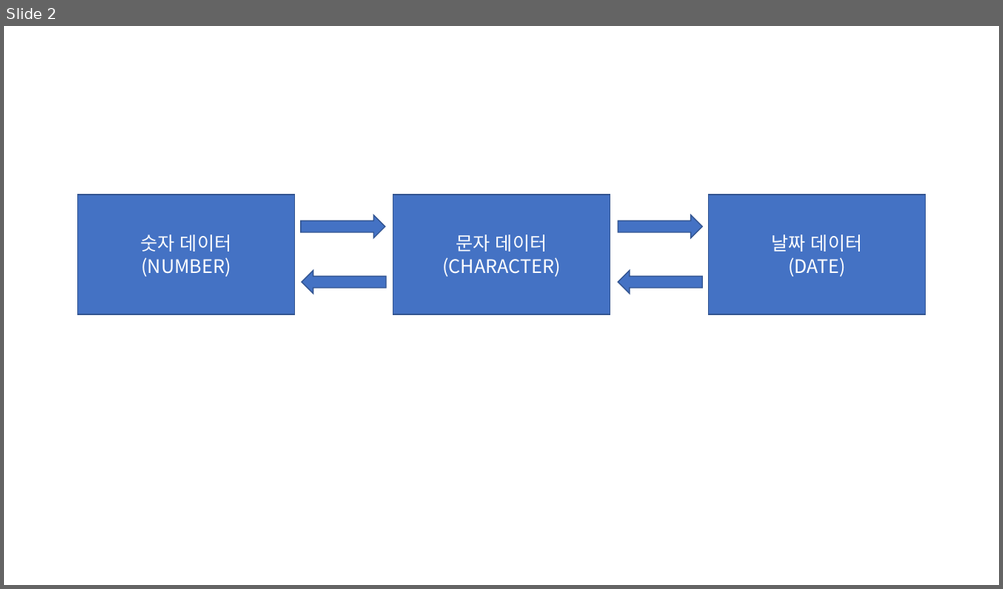
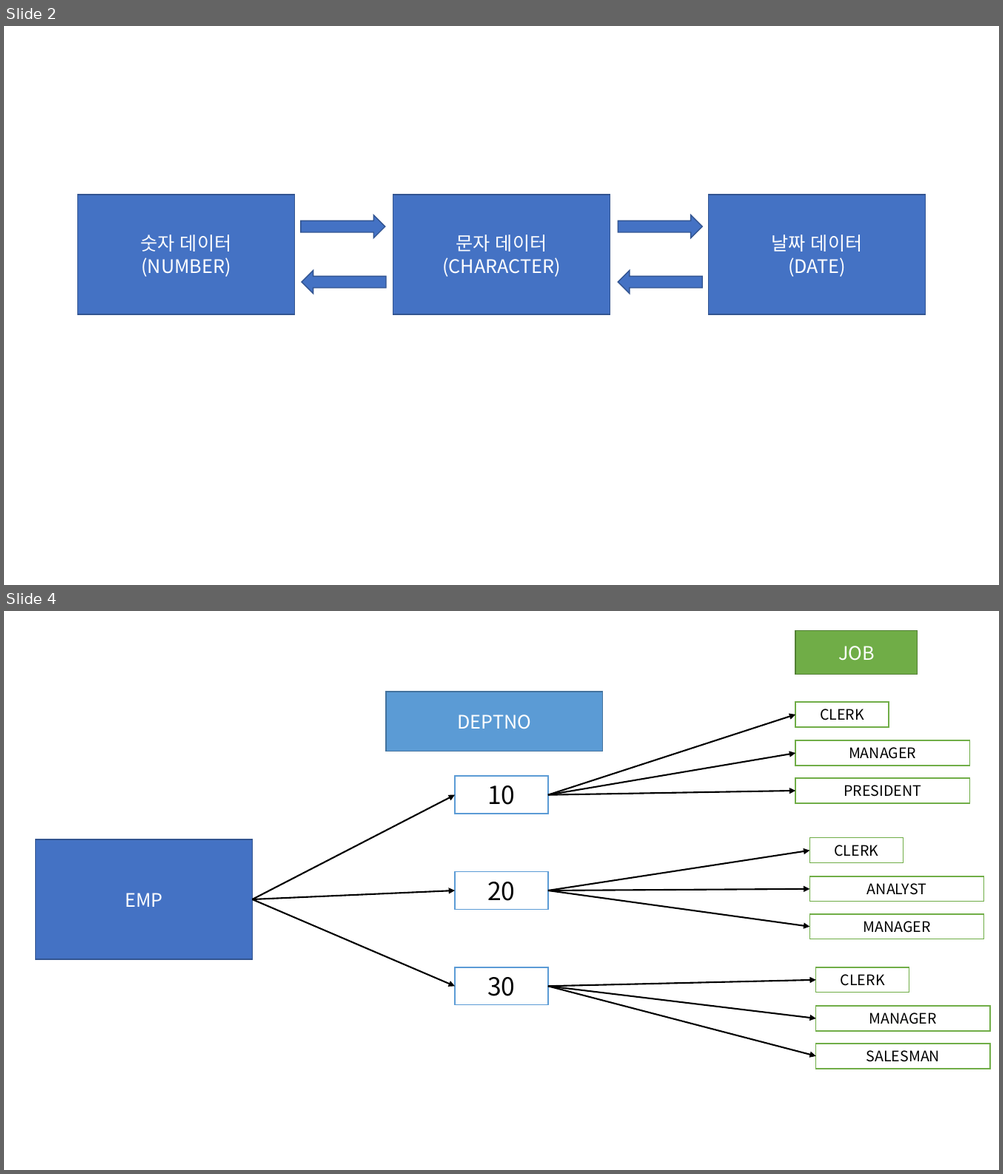
Before and after one commit to Dingadung/2022-study-workspace, a slide deck: study-note/데이터베이스/2022.07.20- 하루 10분 SQL-6강 데이터 처리와 가공을 위한 오라클 함수.pptx. Shown one above the other, each under a label of ours: slide 2 before the commit, slides 2 and 4 after it; the slides between them are not shown. The pictures are 1003x589 and 1003x1174 pixels, drawn with LibreOffice and Linux fonts; fonts in the diff are those of the drawing. Boxes give left, top, right and bottom in pixels: in the first picture for what was removed or moved away, otherwise in the second. Text is boxed around its words. In the diff, an @@ line names an element or a change of style, - is before the commit and + after.

```diff
--- a/study-note/데이터베이스/2022.07.20- 하루 10분 SQL-6강 데이터 처리와 가공을 위한 오라클 함수.pptx
+++ b/study-note/데이터베이스/2022.07.20- 하루 10분 SQL-6강 데이터 처리와 가공을 위한 오라클 함수.pptx
@@ slide 4 added at (x1=4, y1=611, x2=999, y2=1170), background #FFFFFF @@
@@ rectangle added at (x1=796, y1=630, x2=917, y2=674), fill #70AD47, outline #538035 1 pt, 18 pt, text #FFFFFF @@
+JOB
@@ rectangle added at (x1=386, y1=692, x2=603, y2=752), fill #5B9BD5, outline #43739E 1 pt, 18 pt, text #FFFFFF @@
+DEPTNO
@@ arrow added from (548, 795) to (796, 715), #000000 1.5 pt @@
@@ rectangle added at (x1=796, y1=702, x2=889, y2=727), fill #FFFFFF, outline #70AD47 1 pt, 14 pt, text #000000 @@
+CLERK
@@ rectangle added at (x1=796, y1=741, x2=970, y2=766), fill #FFFFFF, outline #70AD47 1 pt, 14 pt, text #000000 @@
+MANAGER
@@ arrow added from (548, 795) to (796, 754), #000000 1.5 pt @@
@@ rectangle added at (x1=455, y1=776, x2=548, y2=813), fill #FFFFFF, outline #5B9BD5 1 pt, 24 pt, text #000000 @@
+10
@@ rectangle added at (x1=796, y1=778, x2=970, y2=803), fill #FFFFFF, outline #70AD47 1 pt, 14 pt, text #000000 @@
+PRESIDENT
@@ arrow added from (253, 900) to (455, 795), #000000 1.5 pt @@
@@ arrow added from (548, 795) to (796, 791), #000000 1.5 pt @@
@@ rectangle added at (x1=35, y1=840, x2=252, y2=960), fill #4472C4, outline #325491 1 pt, 18 pt, text #FFFFFF @@
+EMP
@@ arrow added from (548, 891) to (810, 851), #000000 1.5 pt @@
@@ rectangle added at (x1=810, y1=838, x2=903, y2=863), fill #FFFFFF, outline #70AD47 1 pt, 14 pt, text #000000 @@
+CLERK
@@ rectangle added at (x1=455, y1=872, x2=548, y2=909), fill #FFFFFF, outline #5B9BD5 1 pt, 24 pt, text #000000 @@
+20
@@ rectangle added at (x1=810, y1=877, x2=984, y2=902), fill #FFFFFF, outline #70AD47 1 pt, 14 pt, text #000000 @@
+ANALYST
@@ arrow added from (253, 900) to (455, 891), #000000 1.5 pt @@
@@ arrow added from (548, 891) to (810, 889), #000000 1.5 pt @@
@@ arrow added from (548, 891) to (810, 926), #000000 1.5 pt @@
@@ arrow added from (253, 900) to (455, 986), #000000 1.5 pt @@
@@ rectangle added at (x1=810, y1=914, x2=984, y2=940), fill #FFFFFF, outline #70AD47 1 pt, 14 pt, text #000000 @@
+MANAGER
@@ rectangle added at (x1=455, y1=968, x2=548, y2=1005), fill #FFFFFF, outline #5B9BD5 1 pt, 24 pt, text #000000 @@
+30
@@ arrow added from (548, 986) to (816, 980), #000000 1.5 pt @@
@@ arrow added from (548, 986) to (816, 1019), #000000 1.5 pt @@
@@ arrow added from (548, 986) to (816, 1056), #000000 1.5 pt @@
@@ rectangle added at (x1=816, y1=968, x2=909, y2=993), fill #FFFFFF, outline #70AD47 1 pt, 14 pt, text #000000 @@
+CLERK
@@ rectangle added at (x1=816, y1=1006, x2=990, y2=1032), fill #FFFFFF, outline #70AD47 1 pt, 14 pt, text #000000 @@
+MANAGER
@@ rectangle added at (x1=816, y1=1044, x2=990, y2=1069), fill #FFFFFF, outline #70AD47 1 pt, 14 pt, text #000000 @@
+SALESMAN
```
Also in this commit, not shown: 1 other slide added, 1 other file.
